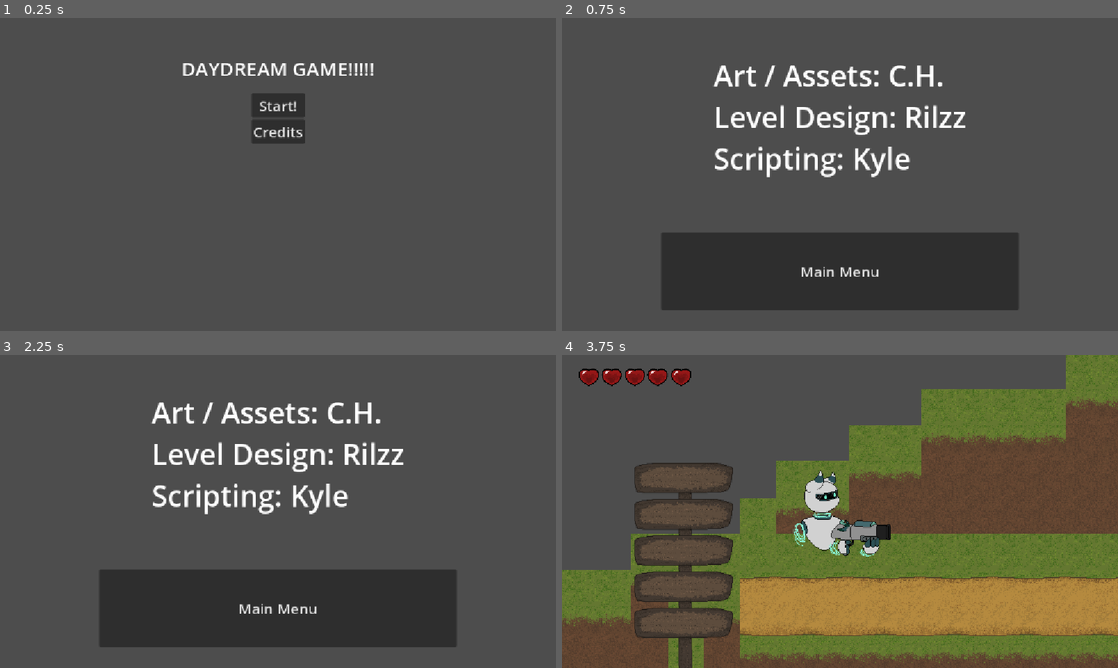
Above: before the commit, frames 1-4 (two rows, left to right).
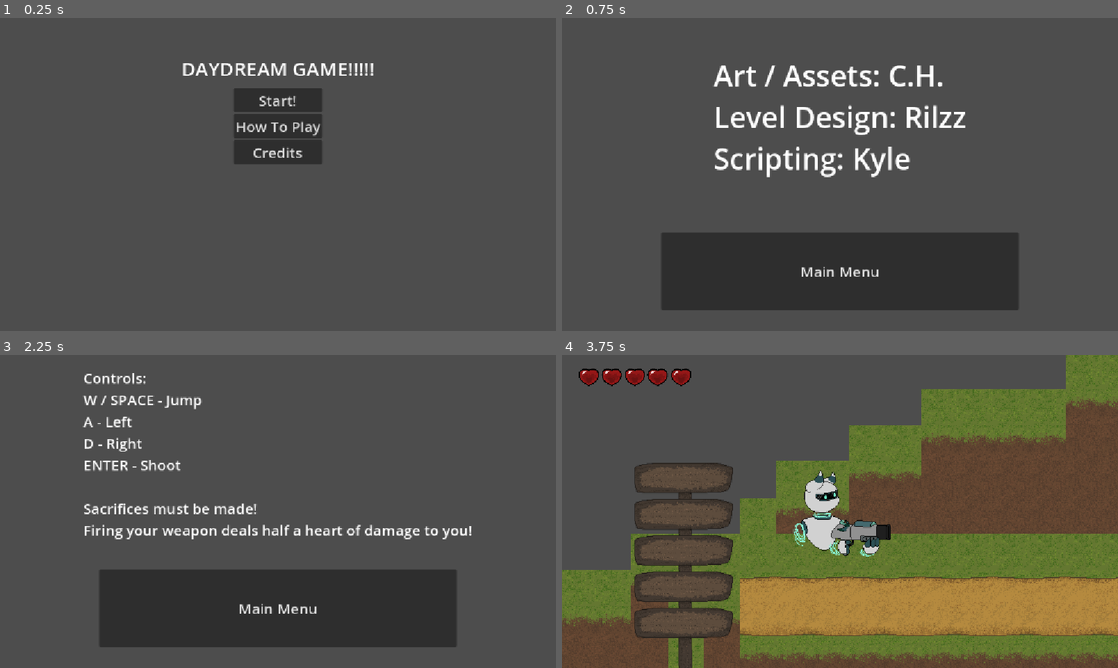
Above: after the commit, the same moments.

Repository: Dekoder-py/DaydreamProject
Game: Godot game, scene res://scenes/start_menu.tscn
Two runs of this game, one before a commit and one after it. Both use one fixed random seed, a clock stepped at 60 frames per second and the inputs below. Sound files missing from this copy of the repository are replaced by a short silence.
Inputs (mouse positions are in pixels of both pictures, inside the frame that each line leads up to):
- Up to frame 1 (0.25 s): no input
- Up to frame 2 (0.75 s): click "Credits" at 0.5 s
- Up to frame 3 (2.25 s): click "Main Menu" at 1.25 s; click (278, 464) at 2 s, where only the run after the commit has a clickable "How To Play"
- Up to frame 4 (3.75 s): click "Main Menu" at 2.75 s; click "Start!" at 3.5 s

The runs differ from the first frame. In frame 1, 2.7% of the frame differs, in the area x 42-58%, y 22-47%; in frame 2, nothing differs; in frame 3, 5.9%, in the area x 14-85%, y 5-59%; in frame 4, nothing differs.

Commit message:
implement a info screen

Diff:
--- /dev/null
+++ b/scenes/how_to_play.tscn
@@ -0,0 +1,31 @@
+[gd_scene load_steps=3 format=3 uid="uid://cwnqxy2in0136"]
+
+[ext_resource type="Script" uid="uid://bvudujrdaviqw" path="res://scripts/how_to_play.gd" id="1_88ieg"]
+[ext_resource type="Script" uid="uid://dxsillpj8pav5" path="res://scripts/return_to_main.gd" id="1_d4i75"]
+
+[node name="HowToPlay" type="Node2D"]
+script = ExtResource("1_88ieg")
+
+[node name="InstructionText" type="Label" parent="."]
+offset_right = 40.0
+offset_bottom = 23.0
+theme_override_font_sizes/font_size = 30
+text = "Controls:
+W / SPACE - Jump
+A - Left
+D - Right
+ENTER - Shoot
+
+Sacrifices must be made!
+Firing your weapon deals half a heart of damage to you!"
+metadata/_edit_use_anchors_ = true
+
+[node name="ReturnToMain" type="Button" parent="."]
+offset_right = 740.0
+offset_bottom = 161.0
+theme_override_font_sizes/font_size = 30
+text = "Main Menu"
+script = ExtResource("1_d4i75")
+metadata/_edit_use_anchors_ = true
+
+[connection signal="pressed" from="ReturnToMain" to="ReturnToMain" method="_on_pressed"]
--- a/scenes/start_menu.tscn
+++ b/scenes/start_menu.tscn
@@ -1,7 +1,8 @@
-[gd_scene load_steps=4 format=3 uid="uid://dvbfa36bpvtth"]
+[gd_scene load_steps=5 format=3 uid="uid://dvbfa36bpvtth"]
 
 [ext_resource type="Script" uid="uid://1a2mccrls5my" path="res://scripts/start_menu.gd" id="1_ouf4f"]
 [ext_resource type="Script" uid="uid://bn6f6tl7o80kg" path="res://scripts/start.gd" id="2_thu50"]
+[ext_resource type="Script" uid="uid://2d2pqebm8cpb" path="res://scripts/how_to_play_button.gd" id="3_h61rw"]
 [ext_resource type="Script" uid="uid://dradguchu8uwy" path="res://scripts/credits_button.gd" id="3_m7x51"]
 
 [node name="StartMenu" type="Node2D"]
@@ -25,6 +26,12 @@
 text = "Start!"
 script = ExtResource("2_thu50")
 
+[node name="HowToPlay" type="Button" parent="Button Container"]
+layout_mode = 2
+theme_override_font_sizes/font_size = 30
+text = "How To Play"
+script = ExtResource("3_h61rw")
+
 [node name="Credits" type="Button" parent="Button Container"]
 layout_mode = 2
 theme_override_font_sizes/font_size = 30
@@ -32,4 +39,5 @@
 script = ExtResource("3_m7x51")
 
 [connection signal="pressed" from="Button Container/Start" to="Button Container/Start" method="_on_pressed"]
+[connection signal="pressed" from="Button Container/HowToPlay" to="Button Container/HowToPlay" method="_on_pressed"]
 [connection signal="pressed" from="Button Container/Credits" to="Button Container/Credits" method="_on_pressed"]
--- /dev/null
+++ b/scripts/how_to_play.gd
@@ -0,0 +1,25 @@
+extends Node2D
+
+
+@onready var instruction_text: Label = $InstructionText
+@onready var return_to_main: Button = $ReturnToMain
+
+
+func get_center(node) -> Vector2:
+	return (get_viewport_rect().size - node.size) / 2
+
+func _ready() -> void:
+	# center start menu items
+	instruction_text.position = get_center(instruction_text)
+	return_to_main.position = get_center(return_to_main)
+
+	# move them into the correct y-axis position
+	instruction_text.position.y -= 120
+	return_to_main.position.y += 200
+
+
+
+
+# Called every frame. 'delta' is the elapsed time since the previous frame.
+func _process(delta: float) -> void:
+	pass
--- /dev/null
+++ b/scripts/how_to_play_button.gd
@@ -0,0 +1,5 @@
+extends Button
+
+
+func _on_pressed() -> void:
+	get_tree().change_scene_to_file("res://scenes/how_to_play.tscn")
Not shown, added: scripts/how_to_play.gd.uid
Not shown, added: scripts/how_to_play_button.gd.uid
